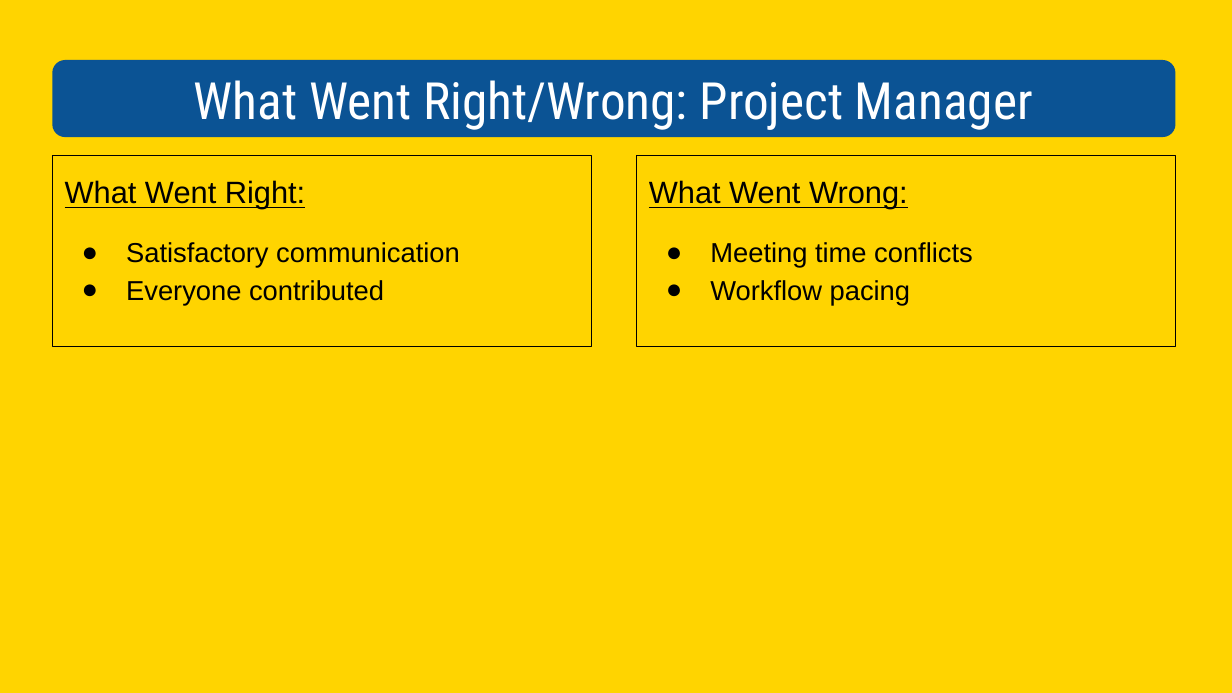
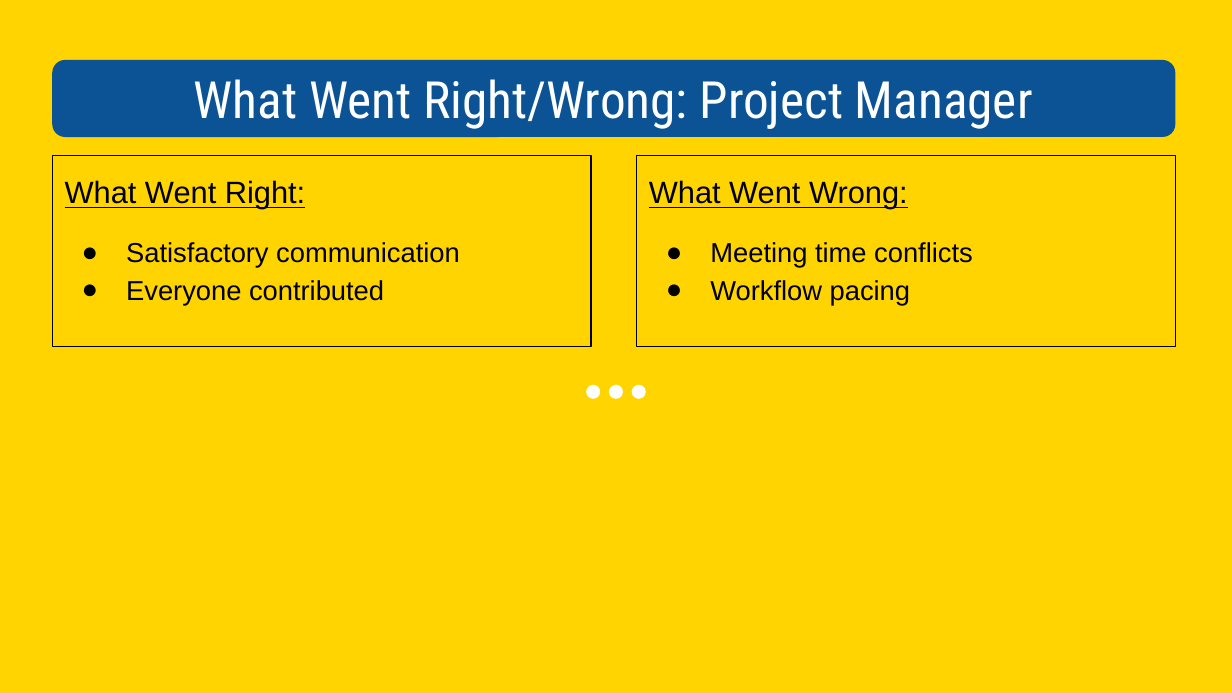
Before and after one commit to NoahAlbert/POOSD-Group8, a slide deck: slide 5 of docs/MyYellowPages.pptx. Drawn at 1232x693 pixels with LibreOffice and Linux fonts; fonts in the diff are those of the drawing. Boxes give left, top, right and bottom in pixels: in the first picture for what was removed or moved away, otherwise in the second. Text is boxed around its words. In the diff, an @@ line names an element or a change of style, - is before the commit and + after.

```diff
--- a/docs/MyYellowPages.pptx
+++ b/docs/MyYellowPages.pptx
@@ ellipse added at (586,384,600,398), fill #FFFFFF @@
@@ ellipse added at (609,384,622,398), fill #FFFFFF @@
@@ ellipse added at (632,384,646,398), fill #FFFFFF @@
```
Also in this commit, not shown: 9 other slides changed.
